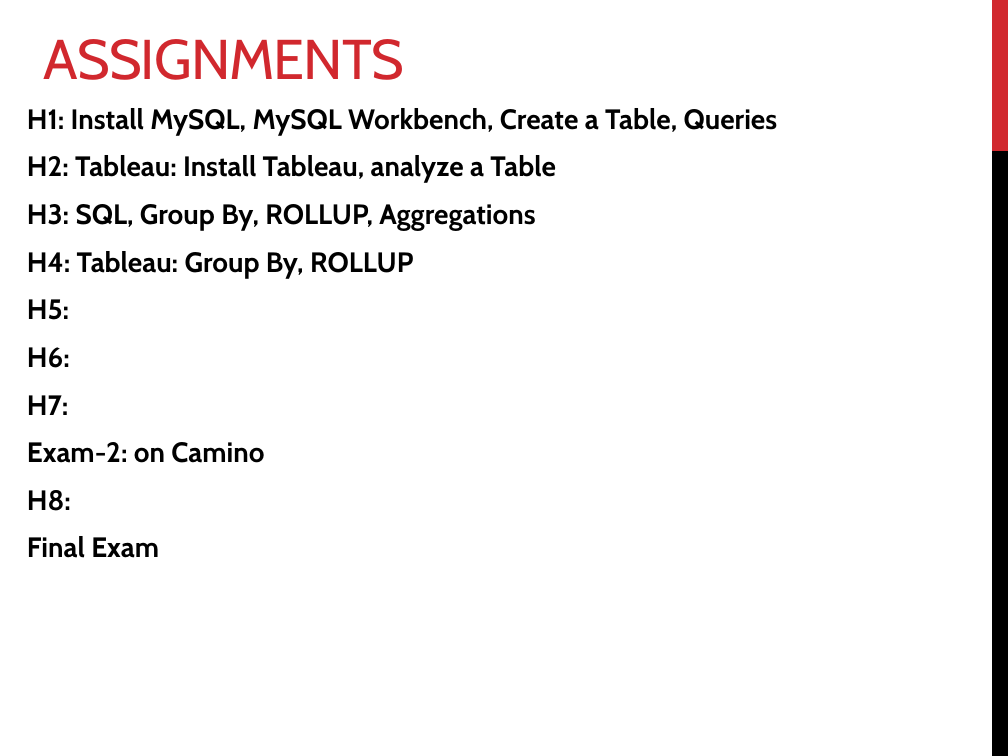
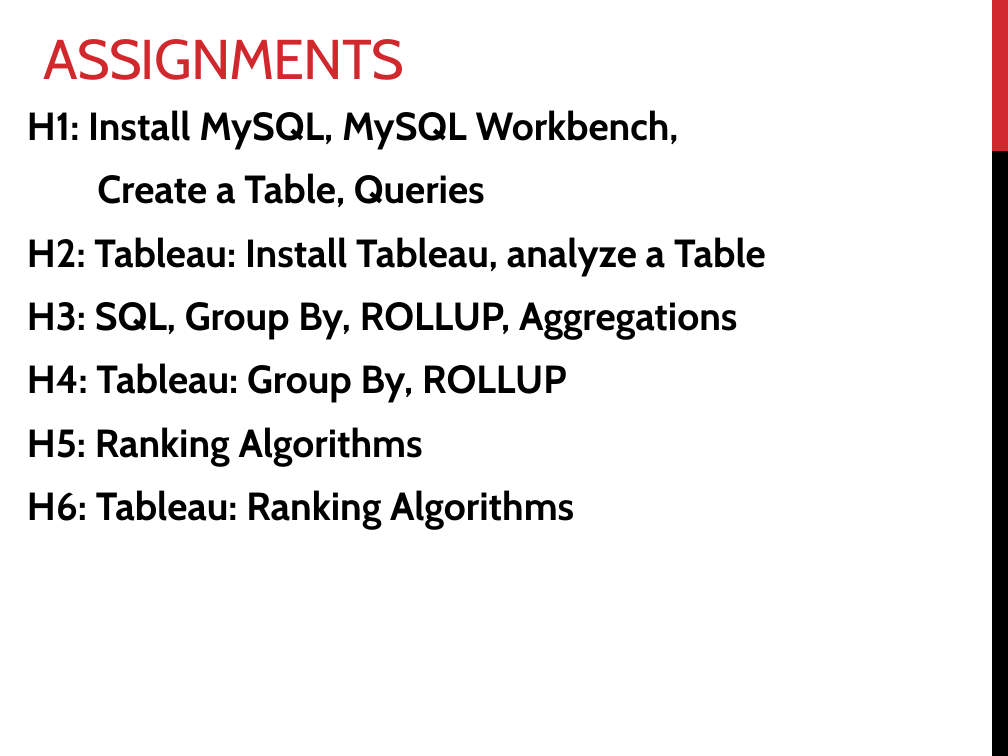
Before and after one commit to mahmoudparsian/data-warehousing, a slide deck: slide 12 of resources/week_01_Course_Outline_and_DW_Concepts/01_introduction_to_DW_course.pptx. Drawn at 1008x756 pixels with LibreOffice and Linux fonts; fonts in the diff are those of the drawing. Boxes give left, top, right and bottom in pixels: in the first picture for what was removed or moved away, otherwise in the second. Text is boxed around its words. In the diff, an @@ line names an element or a change of style, - is before the commit and + after.

```diff
--- a/resources/week_01_Course_Outline_and_DW_Concepts/01_introduction_to_DW_course.pptx
+++ b/resources/week_01_Course_Outline_and_DW_Concepts/01_introduction_to_DW_course.pptx
@@ text at (x1=27, y1=110, x2=679, y2=207): text changed; size 20 to 28 pt @@
-H1: Install MySQL, MySQL Workbench, Create a Table, Queries
+H1: Install MySQL, MySQL Workbench,
+Create a Table, Queries
@@ text at (x1=27, y1=237, x2=766, y2=403): size 20 to 28 pt in "H2: Tableau: Install Tableau, analyze a Table", "H3: SQL, Group By, ROLLUP, Aggregations", "H4: Tableau: Group By, ROLLUP"; more space between paragraphs @@
@@ text at (x1=27, y1=427, x2=574, y2=530): text changed; size 20 to 28 pt @@
-H5:
-H6:
-H7:
-Exam-2: on Camino
-H8:
-Final Exam
+H5: Ranking Algorithms
+H6: Tableau: Ranking Algorithms
```
Also in this commit, not shown: 5 other slides changed, 1 other file.
